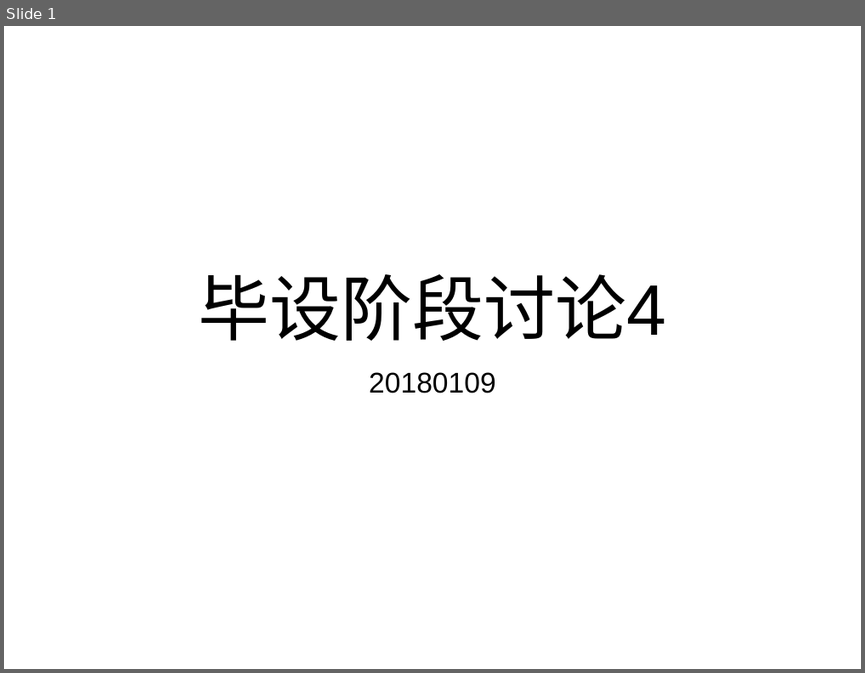
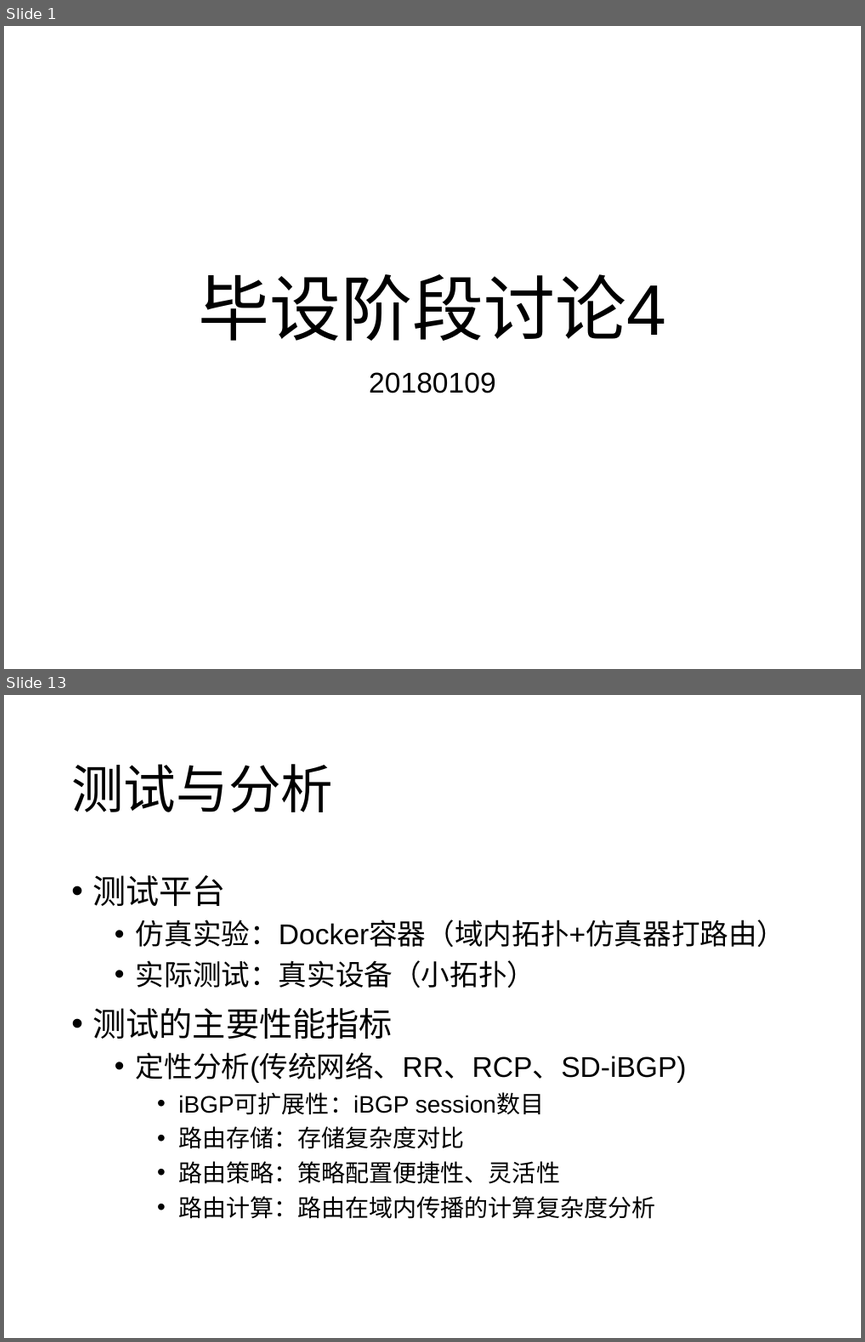
Before and after one commit to wangqing93/ibgp_exp, a slide deck: doc/毕设阶段讨论4.pptx. Shown one above the other, each under a label of ours: slide 1 before the commit, slides 1 and 13 after it; the slides between them are not shown. The pictures are 865x673 and 865x1342 pixels, drawn with LibreOffice and Linux fonts; fonts in the diff are those of the drawing. Boxes give left, top, right and bottom in pixels: in the first picture for what was removed or moved away, otherwise in the second. Text is boxed around its words. In the diff, an @@ line names an element or a change of style, - is before the commit and + after.

```diff
--- a/doc/毕设阶段讨论4.pptx
+++ b/doc/毕设阶段讨论4.pptx
@@ slide 13 added at (4, 695, 861, 1338), background #FFFFFF @@
@@ title added at (71, 764, 333, 812), 44 pt, text #000000 @@
+测试与分析
@@ text added at (93, 875, 785, 1219), 20 pt, text #000000 @@
+• 测试平台
+  • 仿真实验：Docker容器（域内拓扑+仿真器打路由）
+  • 实际测试：真实设备（小拓扑）
+• 测试的主要性能指标
+  • 定性分析(传统网络、RR、RCP、SD-iBGP)
+    • iBGP可扩展性：iBGP session数目
+    • 路由存储：存储复杂度对比
+    • 路由策略：策略配置便捷性、灵活性
+    • 路由计算：路由在域内传播的计算复杂度分析
```
Also in this commit, not shown: 9 slides changed, 4 other slides added, 2 slides removed.
